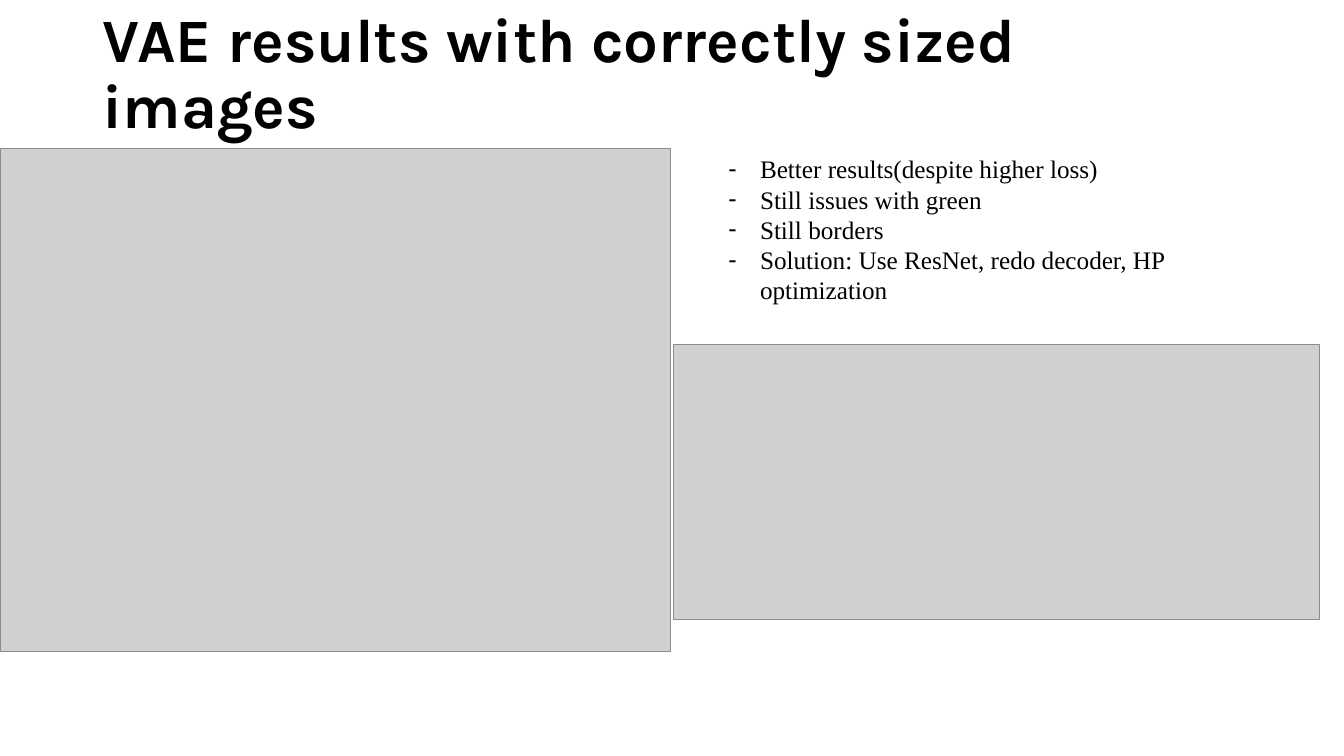
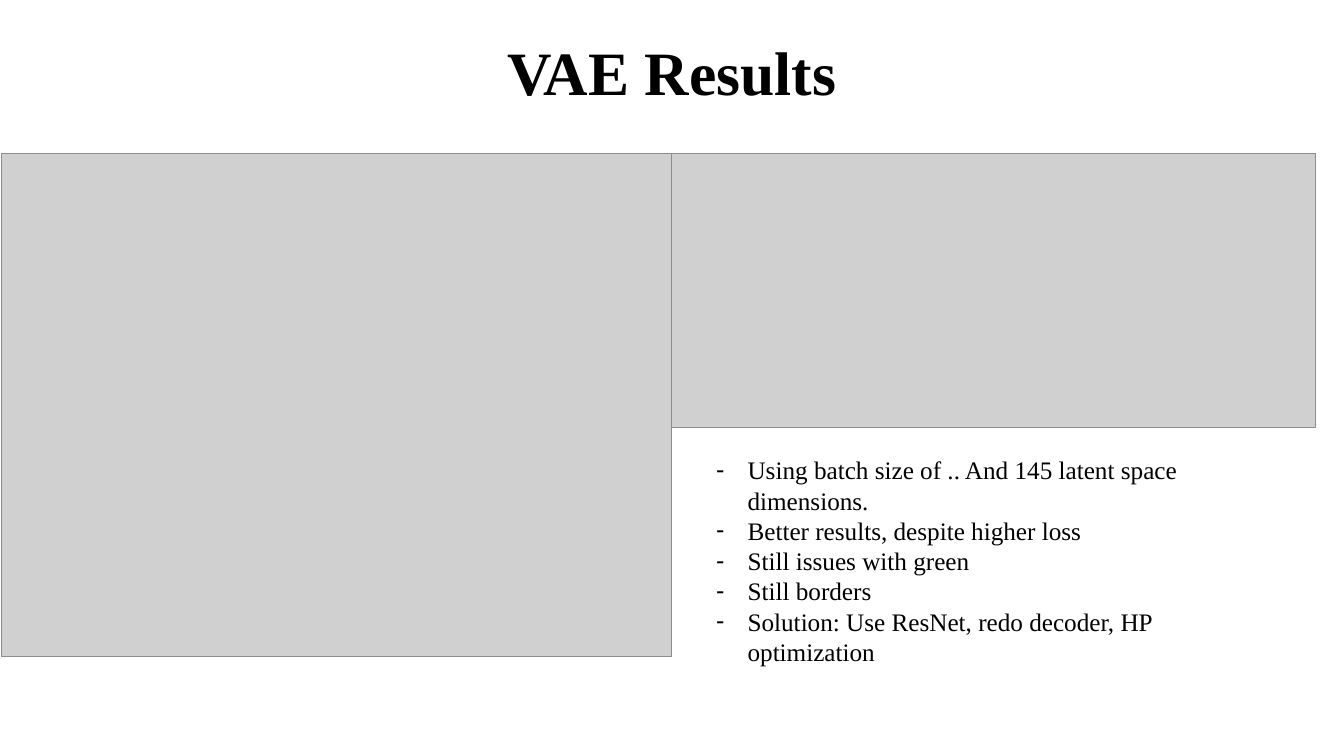
Before and after one commit to JakobFugl/scrandle_ml_project, a slide deck: slide 5 of Chris_workspace/Chris slides.pptx. Drawn at 1344x756 pixels with LibreOffice and Linux fonts; fonts in the diff are those of the drawing; grey boxes stand for pictures. Boxes give left, top, right and bottom in pixels: in the first picture for what was removed or moved away, otherwise in the second. Text is boxed around its words. In the diff, an @@ line names an element or a change of style, - is before the commit and + after.

```diff
--- a/Chris_workspace/Chris slides.pptx
+++ b/Chris_workspace/Chris slides.pptx
@@ title at (507, 52, 836, 96): text changed; font Karla to Times New Roman @@
-VAE results with correctly sized images
+VAE Results
@@ picture: place and size @@
-picture at (0, 148, 670, 651)
+picture at (2, 153, 673, 656)
@@ picture: place and size @@
-picture at (674, 345, 1319, 619)
+picture at (670, 153, 1316, 427)
@@ text "Using batch size of .. ...": place and size @@
-text "Using batch size of .. ..." at (760, 160, 1165, 305)
+text "Using batch size of .. ..." at (748, 461, 1177, 667)
@@ text at (748, 461, 1177, 546): text changed @@
-– Better results(despite higher loss)
+– Using batch size of .. And 145 latent space dimensions.
+– Better results, despite higher loss
```
Also in this commit, not shown: 2 other slides changed, 1 slide added, 1 other file.
